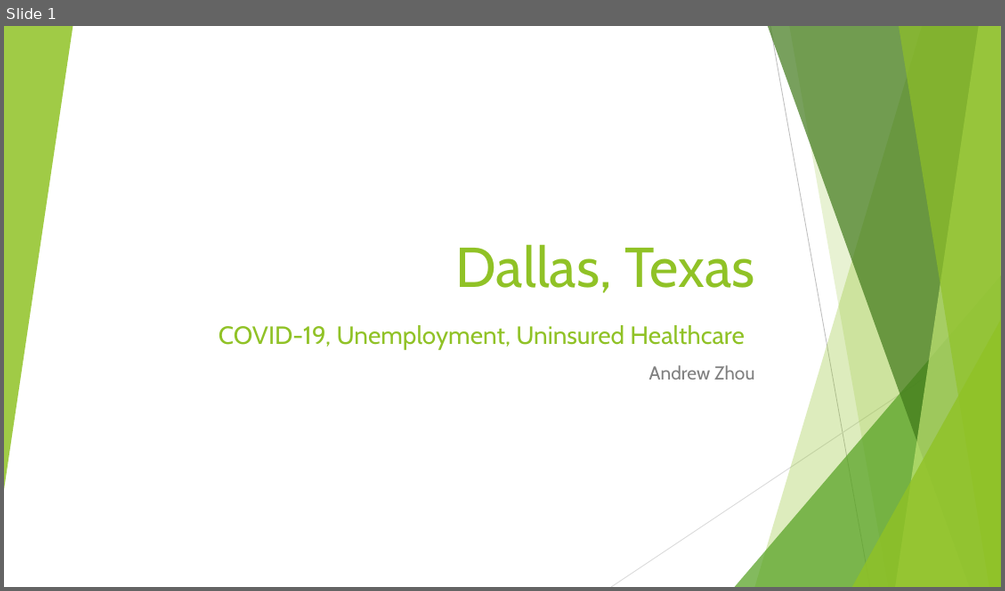
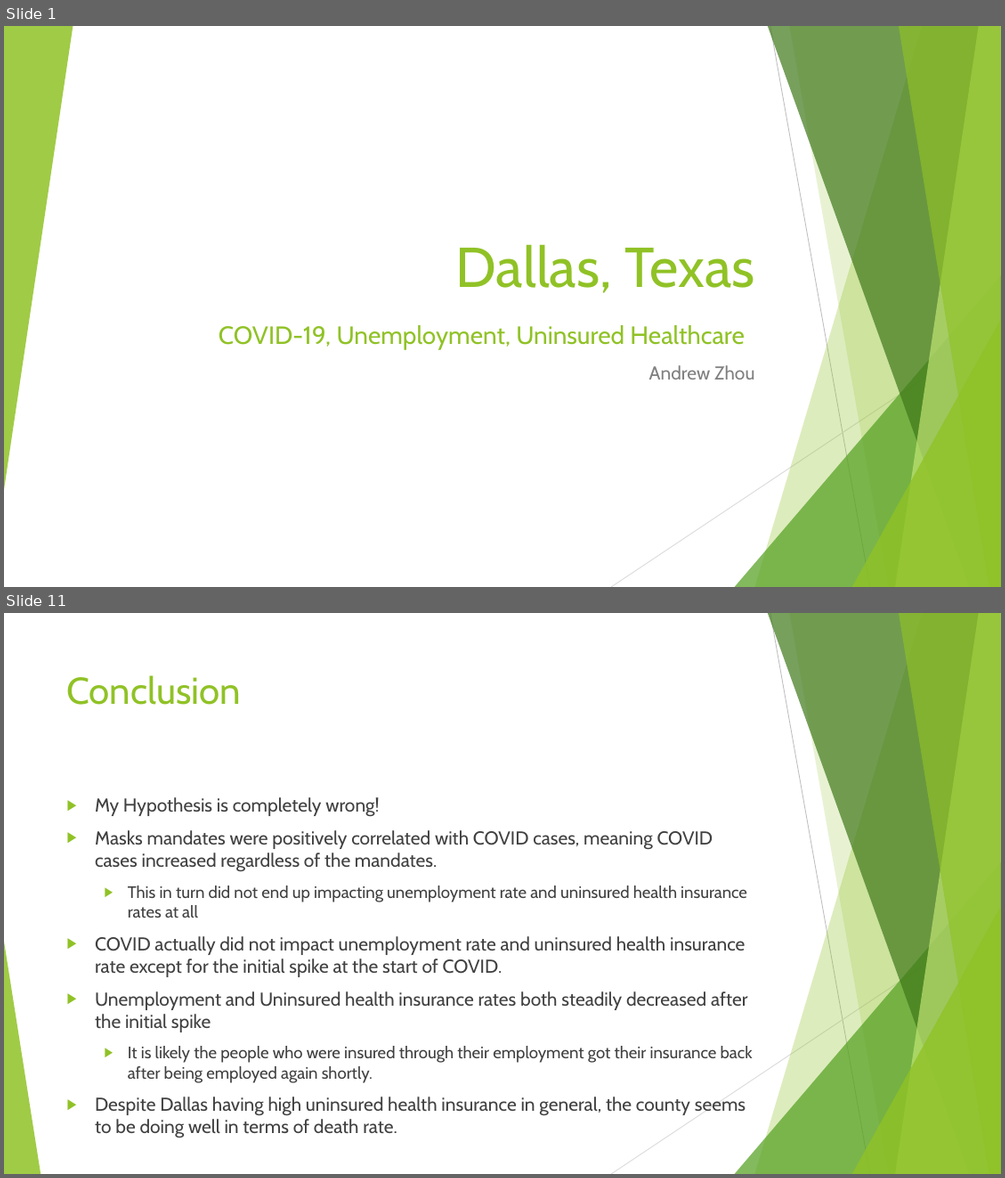
Before and after one commit to azhou5211/hcde_project, a slide deck: A6/Presentation.pptx. Shown one above the other, each under a label of ours: slide 1 before the commit, slides 1 and 11 after it; the slides between them are not shown. The pictures are 1005x591 and 1005x1178 pixels, drawn with LibreOffice and Linux fonts; fonts in the diff are those of the drawing. Boxes give left, top, right and bottom in pixels: in the first picture for what was removed or moved away, otherwise in the second. Text is boxed around its words. In the diff, an @@ line names an element or a change of style, - is before the commit and + after.

```diff
--- a/A6/Presentation.pptx
+++ b/A6/Presentation.pptx
@@ slide 11 added at [4, 613, 1001, 1174], background #FFFFFF; not listed: 9 template elements that a slide beside it also shows @@
@@ title added at [67, 675, 242, 705], 36 pt, text #90C226 @@
+Conclusion
@@ text added at [95, 797, 752, 1137], 18 pt, text #404040 @@
+▶ My Hypothesis is completely wrong!
+▶ Masks mandates were positively correlated with COVID cases, meaning COVID cases increased regardless of the mandates.
+  ▶ This in turn did not end up impacting unemployment rate and uninsured health insurance rates at all
+▶ COVID actually did not impact unemployment rate and uninsured health insurance rate except for the initial spike at the start of COVID.
+▶ Unemployment and Uninsured health insurance rates both steadily decreased after the initial spike
+  ▶ It is likely the people who were insured through their employment got their insurance back after being employed again shortly.
+▶ Despite Dallas having high uninsured health insurance in general, the county seems to be doing well in terms of death rate.
@@ triangle added at [4, 941, 40, 1174], fill #90C226 at 85% opacity @@
```
Also in this commit, not shown: 2 slides changed, 8 other slides added, 9 slides removed, 3 other files.
